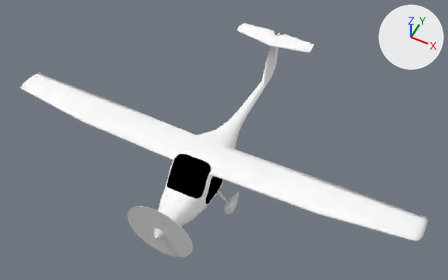
One commit to the Blender file Models/virus-sw.blend: the scene before it, then after it.
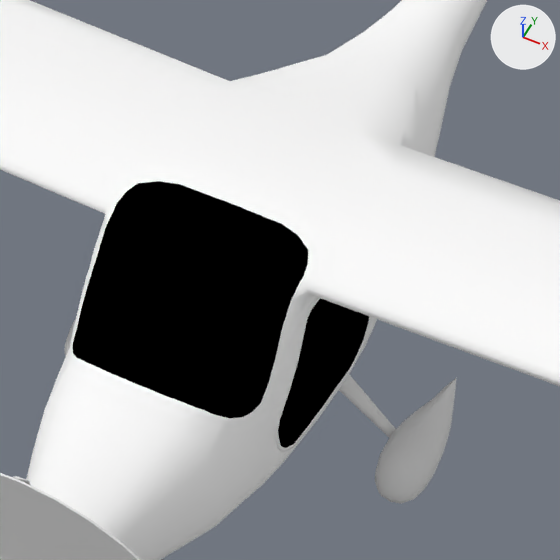
Each version is shown whole from a camera (50 mm lens) standing at (4.5, -7.48, 11.13) and looking at (0.01, 1.5, -0.1), then close up on the part from 34% to 58% of the width and 43% to 80% of the height. The axes (+X, +Y, +Z) are drawn at upper right. The lights are the same throughout.

Objects in the first close-up: 'door', 'fairing_left', 'fuslage', 'prop_fast', 'strut_left', 'window', 'windshield'.
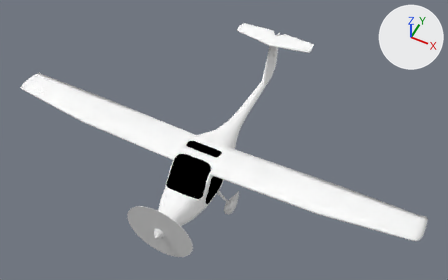
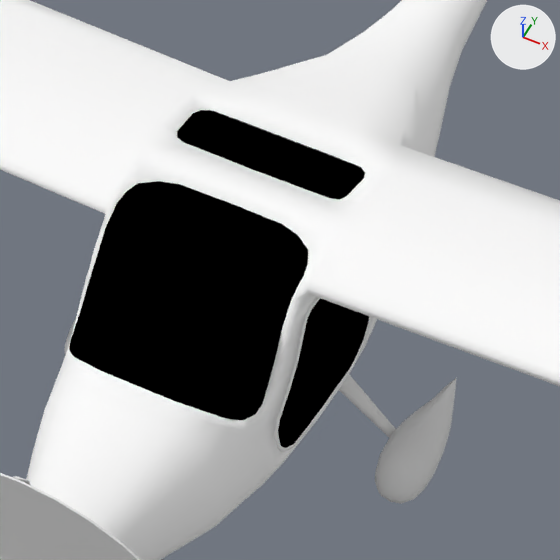
The change, as a list of edits to the scene's bpy script:
```text
Change me_fuselage:
    used by ob_fuslage; location = (0.0, 0.89, -0.124); scale = (0.648, 0.634, 0.634)
    remove me_fuselage.from_pydata(...)  # 506 vertices, 462 faces; spans x 0.0..7.71, y -3.55..6.15, z -0.55..1.69
    add me_fuselage.from_pydata(...)  # 761 vertices, 712 faces; spans x 0.0..7.71, y -3.55..6.15, z -0.55..1.69
    me_fuselage part 1: 4 vertices moved from x 0.0..0.67, y -2.06..-0.29, z 0.53..1.16 to x 0.0..0.69, y -2.06..-0.36, z 0.53..1.16; 13 vertices removed from x 0.0..0.65, y -2.43..-0.72, z 0.52..1.16; 268 vertices added at x 0.0..0.83, y -2.48..-0.33, z -0.2..1.19
    add me_fuselage.materials.append(mat_gasket)  # black #353535
Change me_wind_shield:
    used by ob_windshield; location = (0.27, -0.296, 0.467); rotation_euler = (1.523, 0.0, 0.0), in degrees (87, 0, 0); scale = (0.648, 0.634, 0.634)
    remove me_wind_shield.from_pydata(...)  # 72 vertices, 64 faces; spans x -0.417..0.264, y -0.428..0.304, z -0.717..0.545
    add me_wind_shield.from_pydata(...)  # 72 vertices, 64 faces; spans x -0.417..0.267, y -0.439..0.304, z -0.717..0.559
    me_wind_shield part 2: 16 of 72 vertices moved; they spanned x -0.417..0.254, y -0.428..-0.203, z 0.167..0.545 and now span x -0.417..0.267, y -0.439..-0.203, z 0.167..0.559; mean shift (0.005, 0.001, 0.009); largest move (0.204, -0.422, 0.314) -> (0.216, -0.423, 0.338)
Add me_fuselage_003:
    me_fuselage_003.from_pydata([(0.0, -0.364, 1.047), (0.0, -0.789, 1.161), (0.38, -0.363, 1.049), (0.378, -0.789, 1.164), (0.623, -0.718, 1.166), (0.554, -0.375, 1.067), (0.61, -0.421, 1.085), (0.631, -0.487, 1.109), (0.535, -0.79, 1.165), (0.596, -0.766, 1.165), (0.0, -0.576, 1.115), (0.379, -0.576, 1.117)], [], [(2, 11, 5), (10, 1, 3, 11), (0, 10, 11, 2), (6, 11, 7), (7, 11, 4), (4, 11, 9), (9, 11, 8), (11, 3, 8), (11, 6, 5)])
    me_fuselage_003.polygons.foreach_set('use_smooth', [True] * 9)
    me_fuselage_003.materials.append(mat_glass)  # black #000000
Add ob_sun_roof:
    ob_sun_roof = bpy.data.objects.new('sun_roof', me_fuselage_003)
    ob_sun_roof.location = (0.0, 0.89, -0.124)
    ob_sun_roof.scale = (0.648, 0.634, 0.634)
    ob_sun_roof.show_transparent = True
    _m = ob_sun_roof.modifiers.new('Mirror', 'MIRROR')
    _m.use_clip = True
    _m = ob_sun_roof.modifiers.new('Solidify', 'SOLIDIFY')
    _m.thickness = 0.005
    _m.nonmanifold_thickness_mode = 'FIXED'
    _m.nonmanifold_merge_threshold = 0.0003
```

Boxes (x1, y1, x2, y2) around the edits, measured in the close-ups (560 x 560 px; the box of a moved part takes in the faces that stretch with it):
'windshield', reshaped
    before: (72, 181, 308, 418)
    after: (69, 181, 308, 420)
'sun_roof', added (black)
    after: (177, 110, 365, 200)
part 1 of me_fuselage, built on
    both: (45, 81, 400, 480)
part 2 of me_wind_shield, moved or reshaped
    before: (72, 295, 269, 418)
    after: (69, 295, 269, 420)
